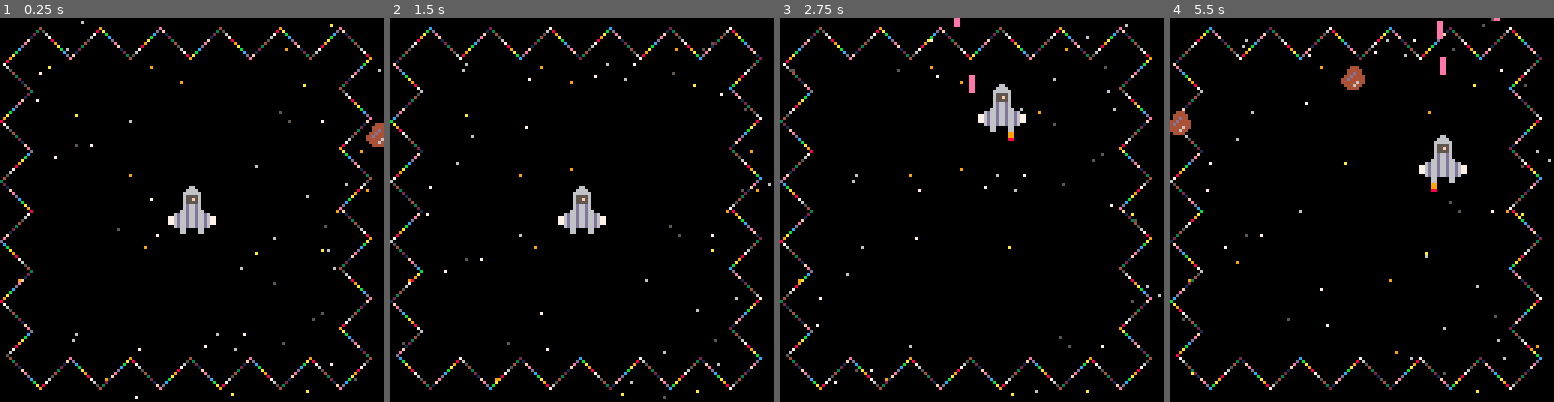
Above: before the commit, frames 1-4 (left to right).
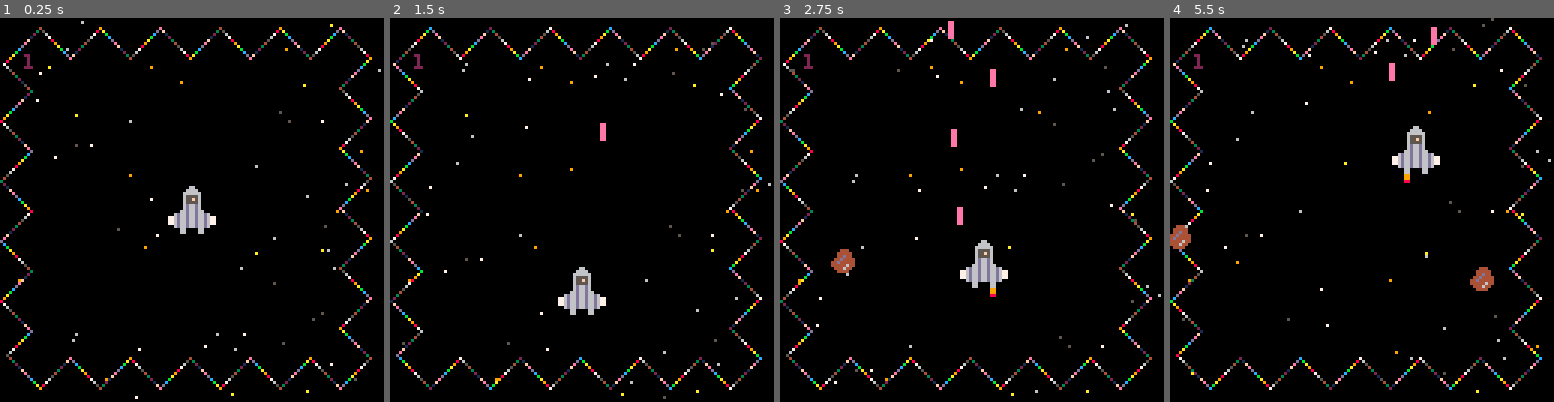
Above: after the commit, the same moments.

Repository: WJConnors/NothingCouldPossiblyGoWrong
Game: PICO-8 cartridge lastbreath.p8
Same seed, same stepped clock (60 frames per second), same inputs: the game is played once before the commit and once after it.
Inputs:
- Up to frame 1 (0.25 s): no input
- Up to frame 2 (1.5 s): tap X (X key) at 0.33, 1.07 s; tap O (Z key) at 0.7 s
- Up to frame 3 (2.75 s): hold Right 1.6-2.1 s; tap O (Z key) at 1.7, 2.1, 2.5 s; tap X (X key) at 1.85 s; hold Right from 2.47 s (still down)
- Up to frame 4 (5.5 s): tap O (Z key) every 0.4 s from 2.9 to 5.3 s; tap X (X key) at 2.97, 4.08, 5.2 s; release Right at 3.03 s; hold Left 3.08-3.58 s; hold Right 4.02-4.68 s; hold Left from 5.08 s (still down)

The runs differ from the first frame. In frame 1, 0.3% of the frame differs, in the area x 6-100%, y 9-34%; in frame 2, 1.7%; in frame 3, 2.4%; in frame 4, 2.9%, in the area x 0-86%, y 0-72%.

Commit message:
Added score and main game loop

Diff:
--- a/lastbreath.p8
+++ b/lastbreath.p8
@@ -11,26 +11,39 @@
 	asttimer=0
 	astmax=100
 	astmin=20
+	score=0
+	play=true
 end
 
 function _update()
 	border_update()
 	stars_update()
 	asteroids_update()
-	if (asttimer<=0) then
-		asteroid_spawn()
-		asttimer=flr(rndb(astmin,astmax))
-	end
-	asttimer-=1
+	if play then
+		if (asttimer<=0) then
+			asteroid_spawn()
+			asttimer=flr(rndb(astmin,astmax))
+		end
+		asttimer-=1
+		p_update()
+	end
 	lasers_update()
-	p_update()
+
 
 	for l in all (lasers) do
 		for a in all (asteroids) do
 			if collide(a,l) then
 				del(lasers,l)
 				del(asteroids,a)
+				if (play) score+=5
 			end
+		end
+	end
+
+	for a in all (asteroids) do
+		if p_collide(a) then
+			del(asteroids,a)
+			play=false
 		end
 	end
 
@@ -41,8 +54,9 @@
 	stars_draw()
 	border_draw()
 	asteroids_draw()
-	p_draw()
+	if (play) p_draw()
 	lasers_draw()
+	print(score,8,12,2)
 end
 
 function rndb(low,high)
@@ -64,7 +78,7 @@
 	p.height=16
 	p.dx=0
 	p.dy=0
-	p.g=0.05
+	p.g=0.025
 	p.s=1
 	p.fs=33
 	p.fy=16
@@ -73,9 +87,15 @@
 	p.ly=4
 	p.llx=14
 	p.lrx=0
+	p.lcd=0
+	p.rcd=0
+	p.cd=6
 end
 
 function p_update()
+	p.dy+=p.g
+	if (p.lcd>0) p.lcd-=1
+	if (p.rcd>0) p.rcd-=1
 
 	p_inputs()
 	p_borders()
@@ -102,29 +122,45 @@
 end
 
 function p_inputs()
-	if (btnp(🅾️)) p_fire(0)
-	if (btnp(❎)) p_fire(1)
+	if (btnp(🅾️) and p.lcd==0) then
+	 p_fire(0)
+	 p.lcd=p.cd
+	end
+	if (btnp(❎) and p.rcd==0) then
+		p_fire(1)
+		p.rcd=p.cd
+	end
 
 	if btn(0) then
 		p.dy-=p.g*1.5
 		p.dx-=p.g*0.5
 	else
-		if (p.dx<0) p.dx+=p.g*0.1
+		if (p.dx<0) p.dx+=p.g*0.2
 	end
 
 	if btn(1) then
 		p.dy-=p.g*1.5
 		p.dx+=p.g*0.5
 	else
-		if (p.dx>0) p.dx-=p.g*0.1
+		if (p.dx>0) p.dx-=p.g*0.2
 	end
 end
 
 function p_borders()
-	if (p.y<16) p.dy=3
-	if (p.y>96) p.dy=-3
+	if (p.y<14) p.dy=1
+	if (p.y>96) p.dy=-1
 	if (p.x<14) p.dx=1
 	if (p.x>100) p.dx=-1
+end
+
+function p_collide(other)
+	local temp={}
+	temp.x=p.x+2
+	temp.y=p.y+2
+	temp.width=p.width-4
+	temp.height=p.height-4
+	if (not play) return false
+	return collide(temp,other)
 end
 -->8
 function stars_init()
@@ -311,8 +347,8 @@
 -->8
 function asteroids_init()
 	astinfo={}
-	astinfo.speedmin=0.5
-	astinfo.speedmax=2
+	astinfo.speedmin=0.2
+	astinfo.speedmax=1
 	astinfo.spr=5
 	asteroids={}
 end
@@ -323,6 +359,7 @@
 		a.y+=a.dy
 		if (a.dx > 0 and a.x >= a.targetx) or (a.dx < 0 and a.x <= a.targetx) then
 			del(asteroids,a)
+			score+=1
 		end
 	end
 end
@@ -344,9 +381,9 @@
 		a.dir=1
 		a.targetx=-8
 	end
-	a.y=flr(rndb(0,56))
+	a.y=flr(rndb(0,120))
 	a.targety=
-		flr(rndb(0,56))
+		flr(rndb(0,120))
 	a.spd=
 		rndb(
 			astinfo.speedmin,
